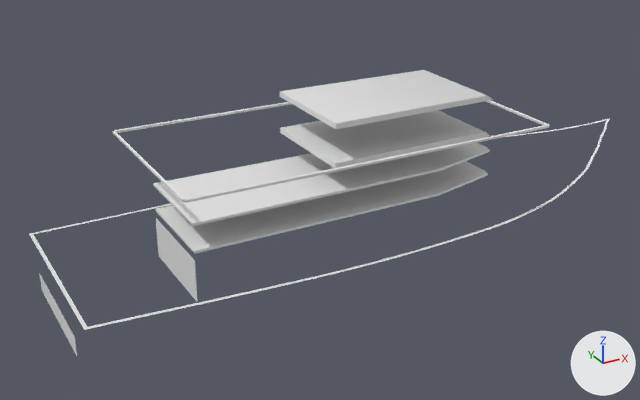
Before and after pictures for a commit that changed the OBJ model assets/meshes/jib_vi_wood_trim.obj.
The view is the same before and after, from a 50 mm camera at (-13.11, -20.57, 12.37) aimed at (-1.61, 0.33, 1.92). The lights are fixed; the arrows at lower right show +X, +Y and +Z. The first picture is the older version. Where no turn or scale is listed for an object, it has been applied to the vertices.

The first picture shows 'jib_vi_wood_trim'.
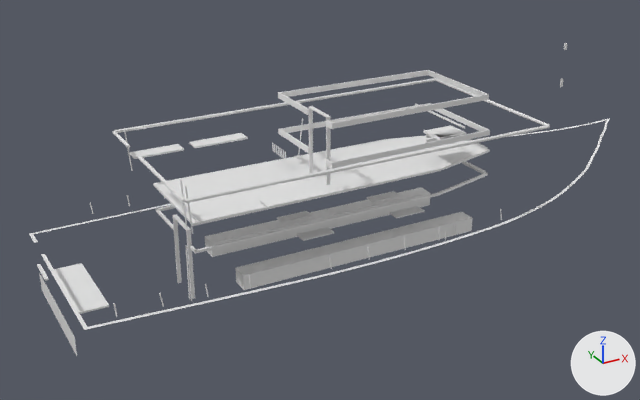
What the commit changed:
me_jib_vi_wood_trim is used by ob_jib_vi_wood_trim; location (0.0, 0.0, 0.0).
me_jib_vi_wood_trim had 397 vertices, 454 faces and spanned x -9.5..9.5, y -3.2..3.2, z 0.3..5.0.
me_jib_vi_wood_trim now has 1011 vertices, 1428 faces and spans x -9.5..9.5, y -3.3..3.3, z 0.3..5.8.
me_jib_vi_wood_trim part 1: a new loose piece, a box spanning x -9.465..-9.365, y 1.375..2.325, z 0.81..0.86.
me_jib_vi_wood_trim part 2: a new loose piece, a 5-sided cylinder along z spanning x -6.37..-6.33, y -1.257..-1.219, z 0.72..2.27.
me_jib_vi_wood_trim part 3: a new loose piece, a 5-sided cylinder along z spanning x -6.37..-6.33, y -1.397..-1.359, z 0.72..2.04.
me_jib_vi_wood_trim part 4: a new loose piece, a box spanning x -4.86..2.73, y 0.84..1.36, z 0.62..1.06.
me_jib_vi_wood_trim part 5: a new loose piece, a box spanning x 0.31..1.31, y 0.461..0.841, z 1.37..1.41.
me_jib_vi_wood_trim part 6: a new loose piece, a box spanning x -2.79..-1.79, y 0.461..0.841, z 1.37..1.41.
me_jib_vi_wood_trim part 7: a new loose piece, a box spanning x -4.86..2.73, y -1.36..-0.84, z 0.62..1.06.
me_jib_vi_wood_trim part 8: a new loose piece, a box spanning x 0.31..1.31, y -0.841..-0.461, z 1.37..1.41.
me_jib_vi_wood_trim part 9: a new loose piece, a box spanning x -2.79..-1.79, y -0.841..-0.461, z 1.37..1.41.
me_jib_vi_wood_trim part 10: a new loose piece, a box spanning x -2.31..-2.255, y -1.593..-1.25, z 3.7..3.86.
me_jib_vi_wood_trim part 11: a new loose piece, a box spanning x -2.31..-2.255, y -0.23..1.593, z 3.7..3.86.
me_jib_vi_wood_trim part 12: a new loose piece, a box spanning x -2.31..-2.255, y -1.593..-1.25, z 4.8..4.96.
me_jib_vi_wood_trim part 13: a new loose piece, a box spanning x -2.31..-2.255, y -0.23..1.593, z 4.8..4.96.
me_jib_vi_wood_trim part 14: a new loose piece, a box spanning x 2.264..2.284, y -1.26..1.26, z 3.96..4.02.
me_jib_vi_wood_trim part 15: a new loose piece, a box spanning x -9.225..-8.465, y -1.27..1.27, z 1.09..1.14.
me_jib_vi_wood_trim part 16: a new loose piece, a box spanning x -4.695..-3.035, y 2.17..2.64, z 3.48..3.53.
me_jib_vi_wood_trim part 17: a new loose piece, a box spanning x -6.495..-5.035, y 2.17..2.64, z 3.48..3.53.
me_jib_vi_wood_trim part 18: the loose piece of 8 vertices spanning x -6.2, y -1.5..1.5, z 0.7..1.9 is turned -90 degrees about the z axis through its middle and scaled by 0.23, then moved by (8.0, -0.6, 2.4).
me_jib_vi_wood_trim part 19: 3 vertices moved within x -6.2..1.3, y -1.5..1.4, z 2.1; 16 vertices removed from x -2.2..3.0, y -1.6..1.6, z 3.7..5.0; 442 vertices added at x -9.5..4.1, y -3.3..3.3, z 0.6..5.0.
Other edits to the shape of me_jib_vi_wood_trim do not show in these pictures.

What differs and where, as boxes (x1, y1, x2, y2) in the pictures (640 x 400 px; the box of a moved part takes in the faces that stretch with it):
'jib_vi_wood_trim', reshaped (9% taller)
    before: (29, 70, 610, 356)
    after: (29, 43, 610, 356)
part 1 of me_jib_vi_wood_trim, added
    after: (37, 264, 49, 281)
part 2 of me_jib_vi_wood_trim, added
    after: (185, 245, 191, 299)
part 3 of me_jib_vi_wood_trim, added
    after: (188, 255, 192, 301)
part 4 of me_jib_vi_wood_trim, added
    after: (205, 187, 430, 257)
part 5 of me_jib_vi_wood_trim, added
    after: (367, 191, 400, 203)
part 6 of me_jib_vi_wood_trim, added
    after: (277, 211, 313, 224)
part 7 of me_jib_vi_wood_trim, added
    after: (235, 212, 473, 290)
part 8 of me_jib_vi_wood_trim, added
    after: (389, 206, 425, 218)
part 9 of me_jib_vi_wood_trim, added
    after: (297, 227, 334, 241)
part 10 of me_jib_vi_wood_trim, added
    after: (326, 159, 334, 169)
part 11 of me_jib_vi_wood_trim, added
    after: (278, 128, 309, 153)
part 12 of me_jib_vi_wood_trim, added
    after: (326, 120, 334, 129)
part 13 of me_jib_vi_wood_trim, added
    after: (278, 92, 309, 115)
part 14 of me_jib_vi_wood_trim, added
    after: (415, 103, 465, 129)
part 15 of me_jib_vi_wood_trim, added
    after: (54, 263, 109, 314)
part 16 of me_jib_vi_wood_trim, added
    after: (189, 133, 248, 148)
part 17 of me_jib_vi_wood_trim, added
    after: (129, 144, 184, 159)
part 18 of me_jib_vi_wood_trim, moved or reshaped
    before: (156, 218, 198, 302)
    after: (426, 134, 431, 138)
part 19 of me_jib_vi_wood_trim, cut back
    before: (155, 70, 493, 253)
    after: (29, 70, 550, 330)
